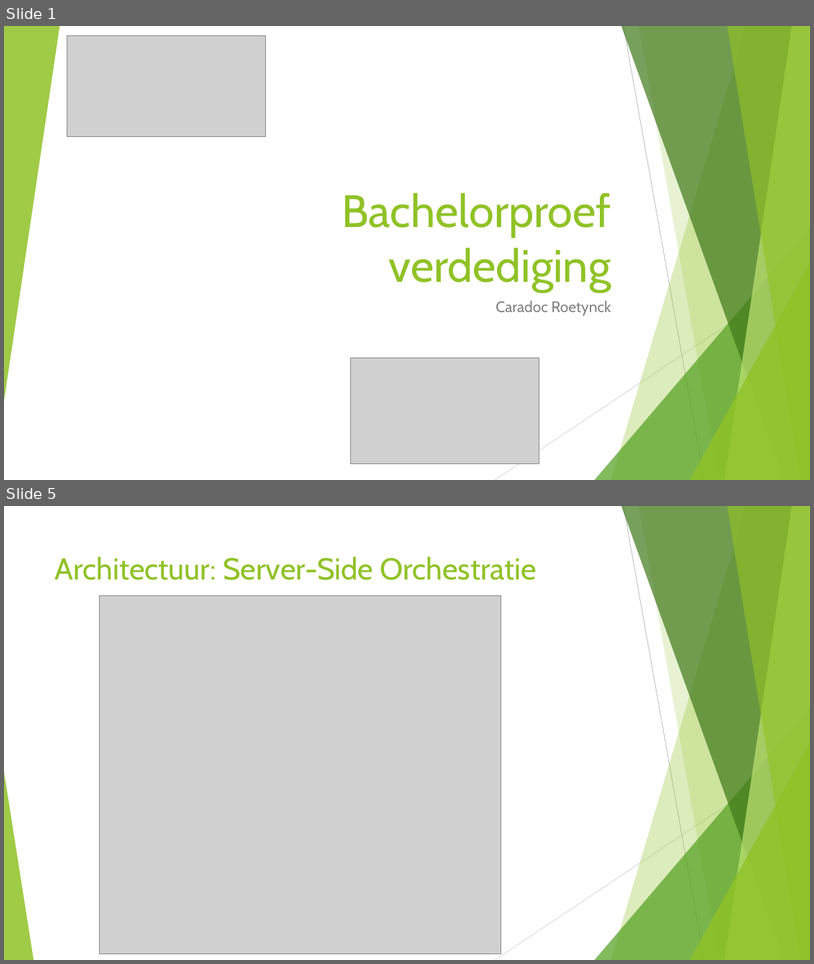
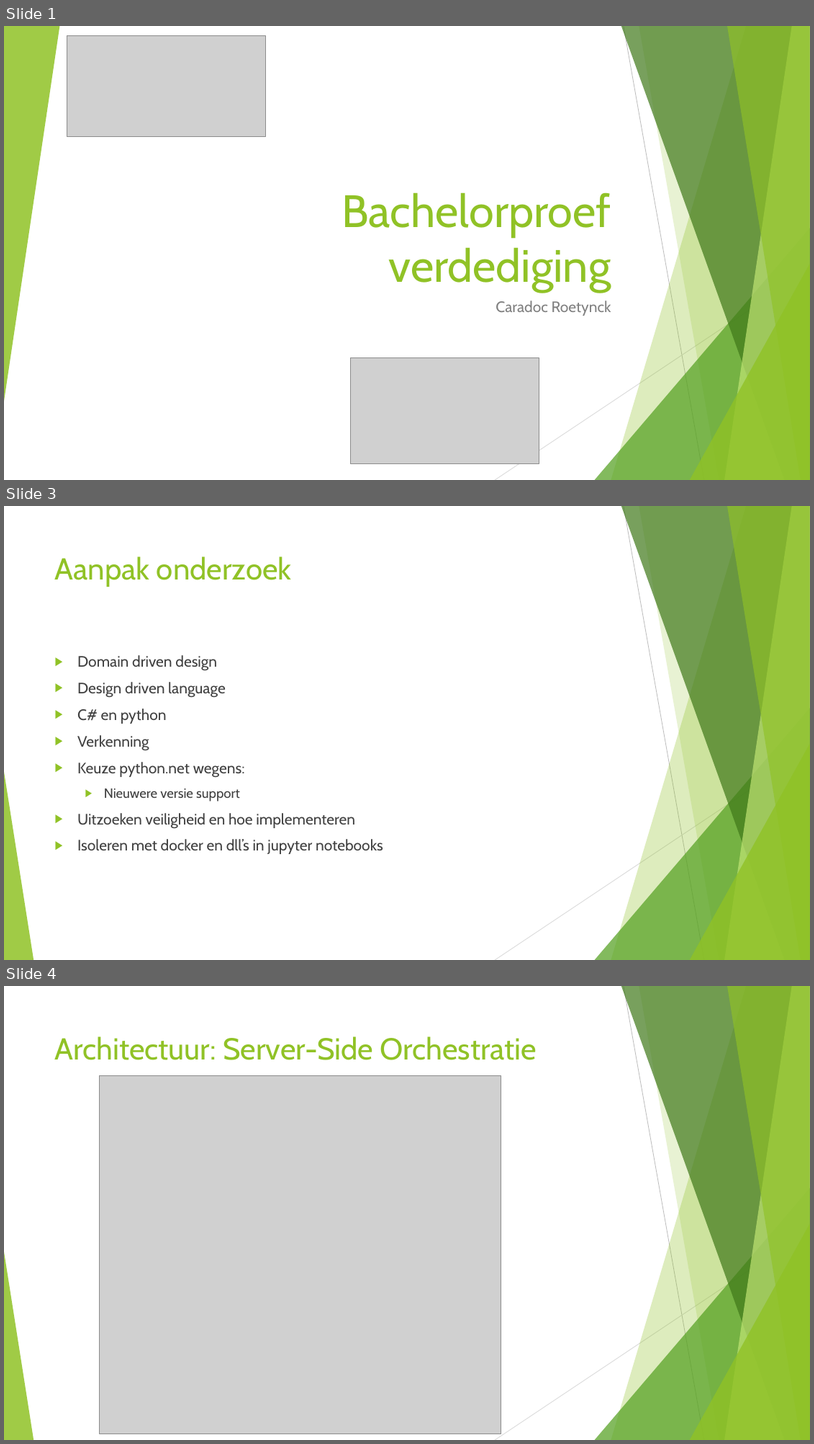
Before and after one commit to kodarakK/hogent-bachproef-caradocroetynck2526, a slide deck: Bachelorproef verdediging.pptx. Shown one above the other, each under a label of ours: slides 1 and 5 before the commit, slides 1, 3 and 4 after it; the slides between them are not shown. The pictures are 814x964 and 814x1444 pixels, drawn with LibreOffice and Linux fonts; fonts in the diff are those of the drawing; grey boxes stand for pictures. Boxes give left, top, right and bottom in pixels: in the first picture for what was removed or moved away, otherwise in the second. Text is boxed around its words. In the diff, an @@ line names an element or a change of style, - is before the commit and + after.

```diff
--- a/Bachelorproef verdediging.pptx
+++ b/Bachelorproef verdediging.pptx
@@ slide 3 added at (x1=4, y1=506, x2=810, y2=960), background #FFFFFF; not listed: 10 template elements that a slide beside it also shows @@
@@ title added at (x1=55, y1=556, x2=292, y2=587), 36 pt, text #90C226 @@
+Aanpak onderzoek
@@ text added at (x1=77, y1=655, x2=383, y2=854), 18 pt, text #404040 @@
+▶ Domain driven design
+▶ Design driven language
+▶ C# en python
+▶ Verkenning
+▶ Keuze python.net wegens:
+  ▶ Nieuwere versie support
+▶ Uitzoeken veiligheid en hoe implementeren
+▶ Isoleren met docker en dll’s in jupyter notebooks
@@ what was slide 5 is now slide 4 @@
```
Also in this commit, not shown: 3 slides changed, 2 other slides added, 1 slide removed.
